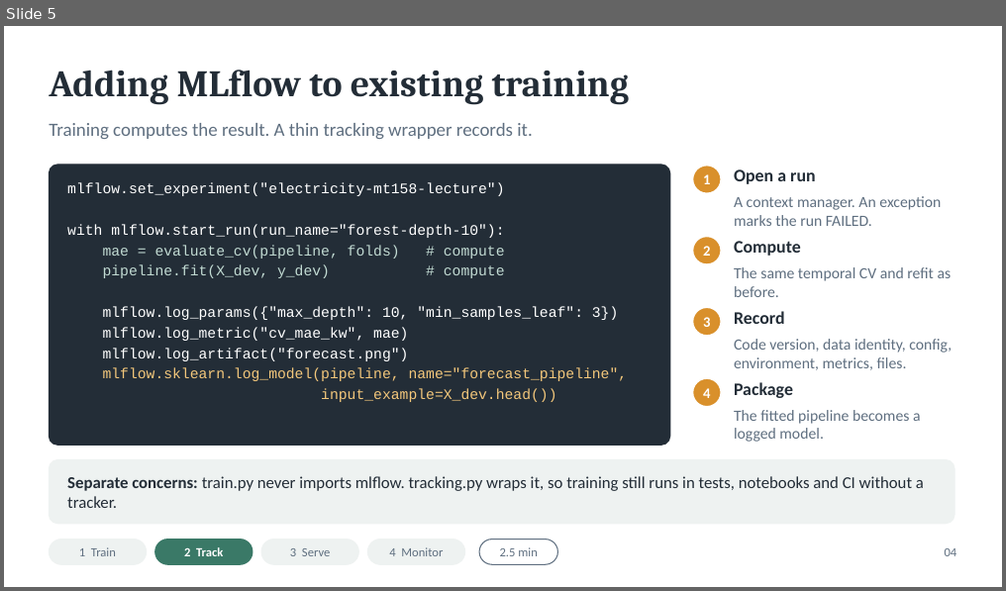
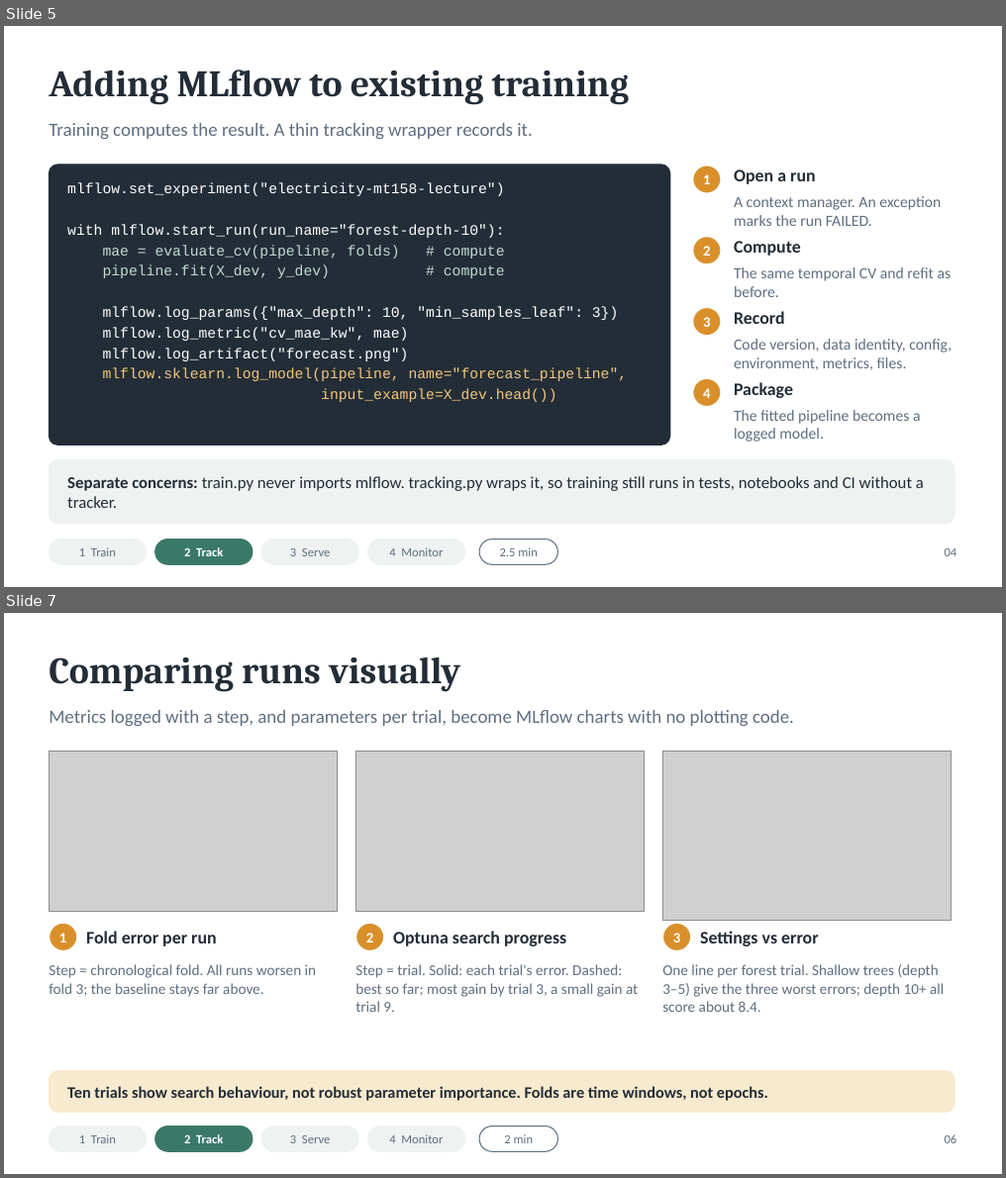
Before and after one commit to annadox/mlds2-demo, a slide deck: docs/presenter_2/mlds2-lecture.pptx. Shown one above the other, each under a label of ours: slide 5 before the commit, slides 5 and 7 after it; the slides between them are not shown. The pictures are 1006x591 and 1006x1178 pixels, drawn with LibreOffice and Linux fonts; fonts in the diff are those of the drawing; grey boxes stand for pictures. Boxes give left, top, right and bottom in pixels: in the first picture for what was removed or moved away, otherwise in the second. Text is boxed around its words. In the diff, an @@ line names an element or a change of style, - is before the commit and + after.

```diff
--- a/docs/presenter_2/mlds2-lecture.pptx
+++ b/docs/presenter_2/mlds2-lecture.pptx
@@ slide 7 added at box(4, 613, 1002, 1174), background #FFFFFF @@
@@ text added at box(49, 657, 460, 692), 36 pt, text #232D37, bold @@
+Comparing runs visually
@@ text added at box(49, 710, 794, 726), 18 pt, text #5F6F80 @@
+Metrics logged with a step, and parameters per trial, become MLflow charts with no plotting code.
@@ picture added at box(49, 752, 338, 912) @@
@@ picture added at box(355, 752, 645, 912) @@
@@ picture added at box(662, 752, 951, 921) @@
@@ ellipse added at box(49, 923, 77, 952), fill #D9902B, outline #FFFFFF 1.5 pt @@
@@ text added at box(59, 933, 66, 943), 14 pt, text #FFFFFF, bold @@
+1
@@ text added at box(86, 931, 217, 947), 17 pt, text #232D37, bold @@
+Fold error per run
@@ ellipse added at box(355, 923, 384, 952), fill #D9902B, outline #FFFFFF 1.5 pt @@
@@ text added at box(366, 933, 373, 943), 14 pt, text #FFFFFF, bold @@
+2
@@ text added at box(393, 931, 566, 947), 17 pt, text #232D37, bold @@
+Optuna search progress
@@ ellipse added at box(662, 923, 691, 952), fill #D9902B, outline #FFFFFF 1.5 pt @@
@@ text added at box(673, 933, 680, 943), 14 pt, text #FFFFFF, bold @@
+3
@@ text added at box(700, 931, 818, 947), 17 pt, text #232D37, bold @@
+Settings vs error
@@ text added at box(49, 964, 316, 997), 14.5 pt, text #5F6F80 @@
+Step = chronological fold. All runs worsen in fold 3; the baseline stays far above.
@@ text added at box(355, 964, 638, 1012), 14.5 pt, text #5F6F80 @@
+Step = trial. Solid: each trial's error. Dashed: best so far; most gain by trial 3, a small gain at trial 9.
@@ text added at box(662, 964, 944, 1012), 14.5 pt, text #5F6F80 @@
+One line per forest trial. Shallow trees (depth 3–5) give the three worst errors; depth 10+ all score about 8.4.
@@ rounded rectangle added at box(49, 1071, 954, 1112), fill #F8EACE, outline #F8EACE 1 pt @@
@@ text added at box(67, 1086, 768, 1101), 15.5 pt, text #232D37, bold @@
+Ten trials show search behaviour, not robust parameter importance. Folds are time windows, not epochs.
@@ rounded rectangle added at box(49, 1127, 147, 1152), fill #EEF2F1, outline #EEF2F1 1 pt @@
@@ text added at box(79, 1135, 116, 1144), 12 pt, text #5F6F80 @@
+1 Train
@@ rounded rectangle added at box(155, 1127, 252, 1152), fill #3A7967, outline #3A7967 1 pt @@
@@ text added at box(184, 1135, 223, 1144), 12 pt, text #FFFFFF, bold @@
+2 Track
@@ rounded rectangle added at box(261, 1127, 358, 1152), fill #EEF2F1, outline #EEF2F1 1 pt @@
@@ text added at box(290, 1136, 330, 1144), 12 pt, text #5F6F80 @@
+3 Serve
@@ rounded rectangle added at box(368, 1127, 465, 1152), fill #EEF2F1, outline #EEF2F1 1 pt @@
@@ text added at box(389, 1135, 443, 1144), 12 pt, text #5F6F80 @@
+4 Monitor
@@ rounded rectangle added at box(479, 1127, 558, 1152), fill #FFFFFF, outline #5F6F80 1 pt @@
@@ text added at box(504, 1135, 534, 1144), 12 pt, text #5F6F80 @@
+2 min
@@ text added at box(944, 1135, 957, 1144), 12 pt, text #5F6F80 @@
+06
```
Also in this commit, not shown: 11 slides changed, 44 other files.
